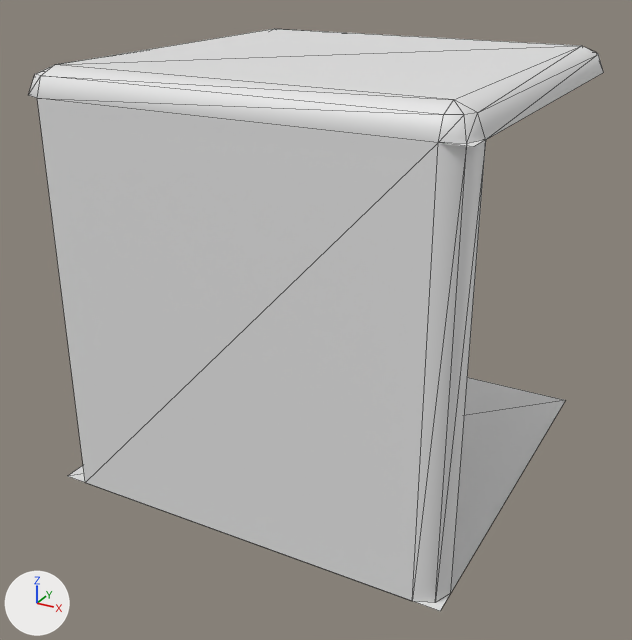
Two versions of the glTF model models/maze_kit.glb, one commit apart.
Both versions are drawn from a camera (50 mm lens) standing at (0.948, -1.834, 1.247) and looking at (-0.018, -0.076, 0.368). Arrows for +X, +Y and +Z are at lower left; the lights stay in place. The picture after the commit comes second. Mesh edges are drawn as thin lines.

Script lines for the objects in view, before the commit:
```python
me_floor = bpy.data.meshes.new('floor')
me_floor.from_pydata([(-0.5, 0.5, 0.0), (0.5, 0.5, 0.0), (0.5, -0.5, 0.0), (-0.5, -0.5, 0.0)], [], [(3, 2, 1), (3, 1, 0)])
me_wall_edge = bpy.data.meshes.new('wall_edge')
me_wall_edge.from_pydata([(0.5, -0.44, 0.0), (0.5, -0.44, 0.94), (0.482, -0.482, 0.0), (0.482, -0.482, 0.94), (0.44, -0.5, 0.0), (0.44, -0.5, 0.94)], [], [(1, 3, 2), (1, 2, 0), (3, 5, 4), (3, 4, 2)])
me_wall_side = bpy.data.meshes.new('wall_side')
me_wall_side.from_pydata([(-0.44, -0.5, 0.0), (0.44, -0.5, 0.0), (0.44, -0.5, 0.94), (-0.44, -0.5, 0.94)], [], [(0, 1, 2), (0, 2, 3)])
ob_floor = bpy.data.objects.new('floor', me_floor)
ob_floor.location = (0.0, 0.0, 0.0)
ob_wall_edge = bpy.data.objects.new('wall_edge', me_wall_edge)
ob_wall_edge.location = (0.0, 0.0, 0.0)
ob_wall_side = bpy.data.objects.new('wall_side', me_wall_side)
ob_wall_side.location = (0.0, 0.0, 0.0)
# also in view: 'wall_cap' at (0.0, 0.0, 0.97)
```
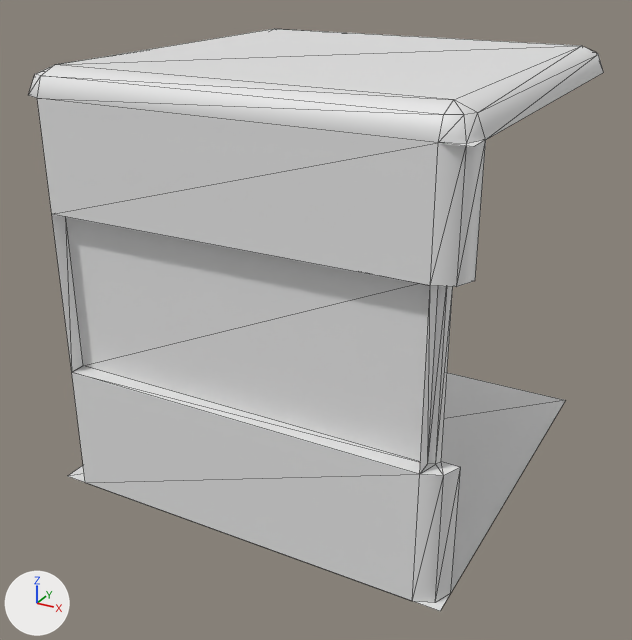
The change, as JSON lines over the scene's bpy script:
```json
{"block": "me_wall_side", "where": "# used by ob_wall_side; location = (0.0, 0.0, 0.0)"}
{"op": "remove", "block": "me_wall_side", "code": "me_wall_side.from_pydata(...)  # 4 vertices, 2 faces; spans x -0.44..0.44, y -0.5, z 0.0..0.94"}
{"op": "add", "block": "me_wall_side", "code": "me_wall_side.from_pydata(...)  # 12 vertices, 10 faces; spans x -0.44..0.44, y -0.5..-0.46, z 0.0..0.94"}
{"block": "me_wall_side", "change": "me_wall_side part 2"}
{"block": "me_wall_side", "change": "2 faces are deleted"}
{"block": "me_wall_side", "change": "8 vertices are added at x -0.44..0.44, y -0.5..-0.46, z 0.308..0.692"}
{"block": "me_wall_side", "change": "10 new faces join them"}
{"block": "me_wall_edge", "where": "# used by ob_wall_edge; location = (0.0, 0.0, 0.0)"}
{"op": "remove", "block": "me_wall_edge", "code": "me_wall_edge.from_pydata(...)  # 6 vertices, 4 faces; spans x 0.44..0.5, y -0.5..-0.44, z 0.0..0.94"}
{"op": "add", "block": "me_wall_edge", "code": "me_wall_edge.from_pydata(...)  # 18 vertices, 20 faces; spans x 0.44..0.5, y -0.5..-0.44, z 0.0..0.94"}
{"block": "me_wall_edge", "change": "me_wall_edge part 1"}
{"block": "me_wall_edge", "change": "4 faces are deleted"}
{"block": "me_wall_edge", "change": "12 vertices are added at x 0.44..0.5, y -0.5..-0.44, z 0.308..0.692"}
{"block": "me_wall_edge", "change": "20 new faces join them"}
{"op": "add", "block": "me_wall_stop", "code": ["me_wall_stop = bpy.data.meshes.new('wall_stop')", "me_wall_stop.from_pydata([(0.44, -0.46, 0.308), (0.44, -0.46, 0.692), (0.44, -0.5, 0.308), (0.44, -0.5, 0.692), (-0.44, -0.46, 0.308), (-0.44, -0.46, 0.692), (-0.44, -0.5, 0.308), (-0.44, -0.5, 0.692)], [], [(0, 1, 3), (0, 3, 2), (6, 7, 5), (6, 5, 4)])"]}
{"op": "add", "block": "ob_wall_stop", "code": ["ob_wall_stop = bpy.data.objects.new('wall_stop', me_wall_stop)", "ob_wall_stop.location = (0.0, 0.0, 0.0)"]}
```

Location of each change, (x1, y1, x2, y2) in pixels of the pictures (632 x 640 px):
```json
{"object": "wall_stop", "change": "added", "after": [52, 214, 438, 473]}
{"part": 1, "of": "me_wall_edge", "change": "cut back", "before": [413, 140, 486, 596], "after": [413, 140, 486, 596]}
{"part": 2, "of": "me_wall_side", "change": "cut back", "before": [51, 142, 438, 596], "after": [51, 142, 438, 596]}
```
